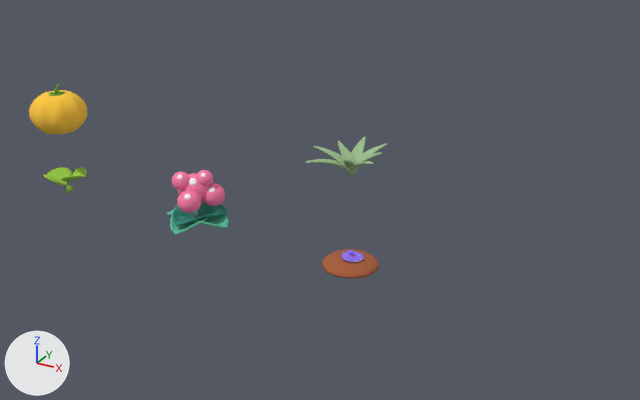
Renders of the glTF model public/models/plants.glb from each side of a commit.
Both versions are drawn from a camera (50 mm lens) standing at (6.34, -8.27, 4.85) and looking at (1.69, 0.18, 0.62). Every picture has the same lights, and +X, +Y and +Z are marked at lower left. The older version comes first. Where no turn or scale is listed for an object, it has been applied to the vertices.

The first picture shows 'bubble-berry_fruit', 'bubble-berry_leaf_1', 'bubble-berry_leaf_2', 'sunny-sprout_fruit', 'twistroot_crown', 'twistroot_mound' and 5 more.
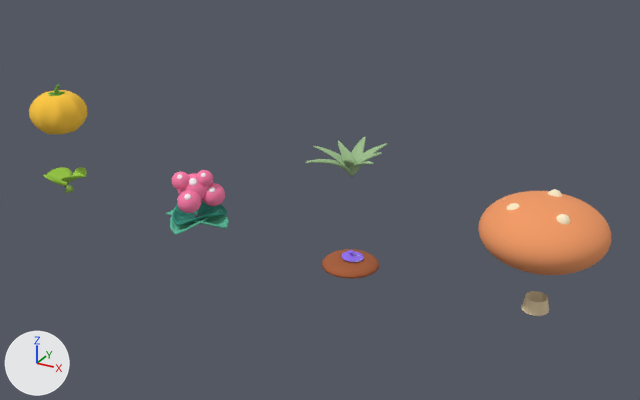
Boxes [x1, y1, x2, y2] around the edits, measured in the pictures (640 x 400 px):
'puffcap_cap', added (orange): after [478, 191, 611, 275]
'puffcap_stem', added (beige): after [521, 291, 549, 316]
'puffcap_spots', added: after [505, 189, 570, 224]

The change, as a list of edits to the scene's bpy script:
```text
Add mat_plants_puffcap_stem_1:
    mat_plants_puffcap_stem_1 = principled_material('plants.puffcap.stem.1')
    mat_plants_puffcap_stem_1.base_color = (0.807, 0.665, 0.423)  # beige #e8d5ae
    mat_plants_puffcap_stem_1.roughness = 1.0
Add mat_plants_puffcap_accent_spots:
    mat_plants_puffcap_accent_spots = principled_material('plants.puffcap.accent.spots')
    mat_plants_puffcap_accent_spots.base_color = (1.0, 0.871, 0.604)  # beige #fff0cc
    mat_plants_puffcap_accent_spots.roughness = 1.0
Add mat_plants_puffcap_fruit_1:
    mat_plants_puffcap_fruit_1 = principled_material('plants.puffcap.fruit.1')
    mat_plants_puffcap_fruit_1.base_color = (0.896, 0.328, 0.13)  # orange #f39b65
    mat_plants_puffcap_fruit_1.roughness = 1.0
Add me_puffcap_stem:
    me_puffcap_stem.from_pydata(...)  # 48 vertices, 48 faces; spans x -0.144..0.144, y -0.144..0.144, z 0.0..0.147
    me_puffcap_stem.materials.append(mat_plants_puffcap_stem_1)  # beige #e8d5ae
Add me_puffcap_spots:
    me_puffcap_spots.from_pydata(...)  # a UV sphere (16 segments, 10 rings, poles along z) spanning x -0.36..-0.18, y -0.29..-0.11, z 0.51..0.69; a UV sphere (16 segments, 10 rings, poles along z) spanning x 0.155..0.305, y -0.335..-0.185, z 0.555..0.705; a UV sphere (16 segments, 10 rings, poles along z) spanning x -0.06..0.1, y 0.12..0.28, z 0.59..0.75; a UV sphere (16 segments, 10 rings, poles along z) spanning x -0.48..-0.36, y -0.04..0.08, z 0.51..0.63; a UV sphere (16 segments, 10 rings, poles along z) spanning x 0.36..0.48, y -0.03..0.09, z 0.5..0.62
    me_puffcap_spots.materials.append(mat_plants_puffcap_accent_spots)  # beige #fff0cc
Add me_puffcap_cap:
    me_puffcap_cap.from_pydata(...)  # 1298 vertices, 2592 faces; spans x -0.66..0.66, y -0.66..0.66, z 0.004..0.716
    me_puffcap_cap.materials.append(mat_plants_puffcap_fruit_1)  # orange #f39b65
Add ob_puffcap_stem:
    ob_puffcap_stem = bpy.data.objects.new('puffcap_stem', me_puffcap_stem)
    ob_puffcap_stem.location = (4.4, 0.0, 0.0)
Add ob_puffcap_spots:
    ob_puffcap_spots = bpy.data.objects.new('puffcap_spots', me_puffcap_spots)
    ob_puffcap_spots.location = (4.4, 0.0, 0.55)
Add ob_puffcap_cap:
    ob_puffcap_cap = bpy.data.objects.new('puffcap_cap', me_puffcap_cap)
    ob_puffcap_cap.location = (4.4, 0.0, 0.55)
```
